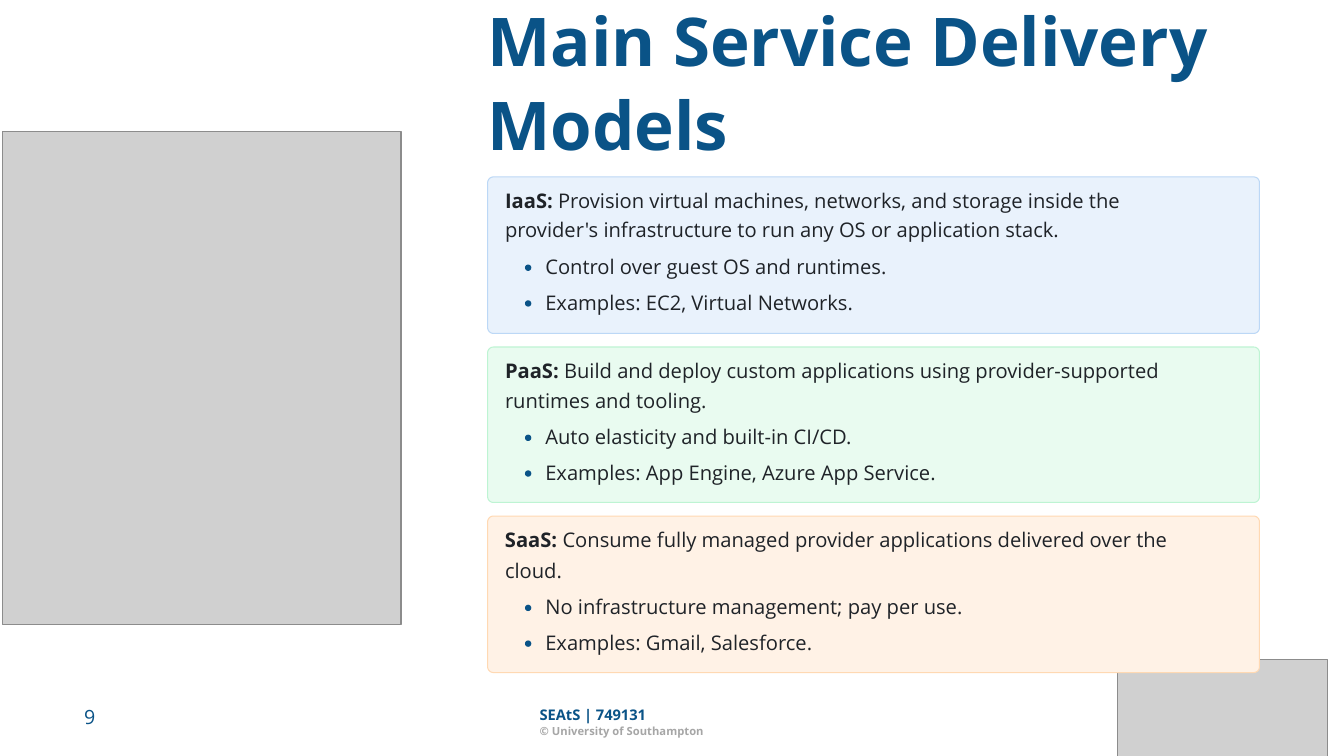
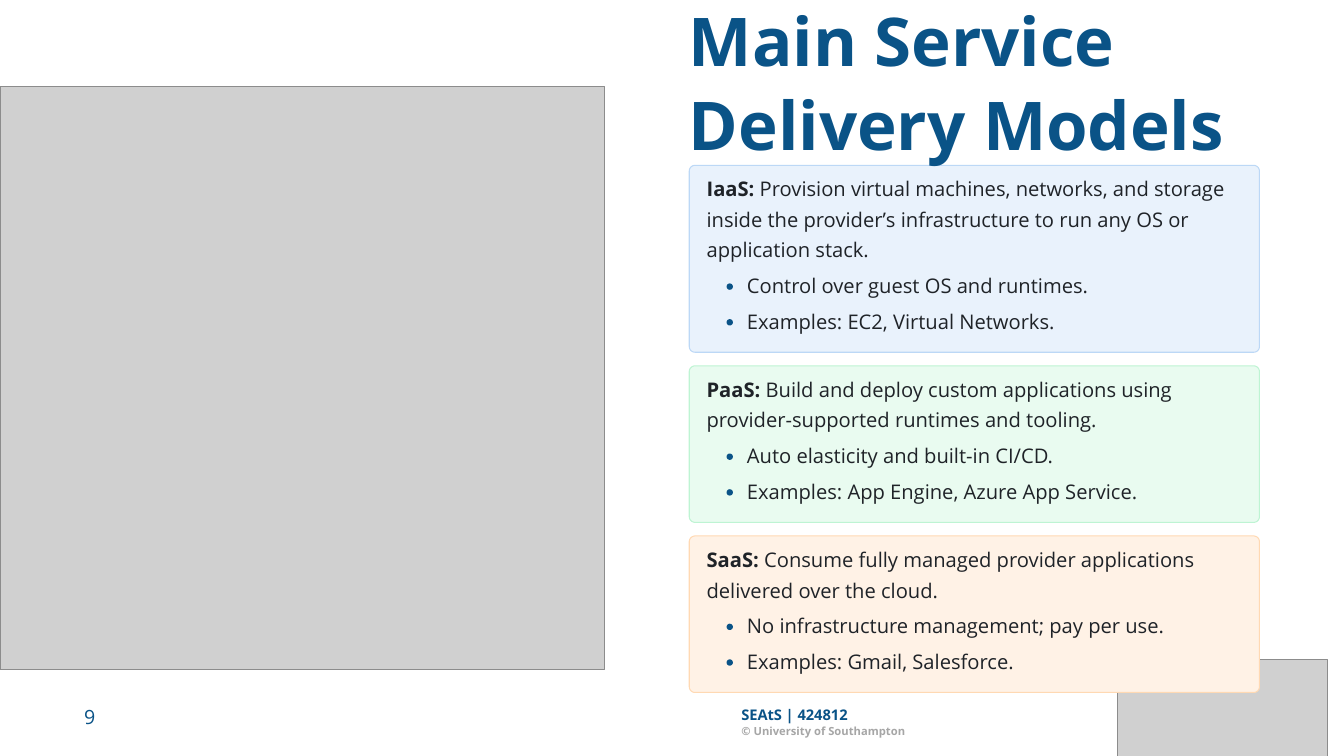
Before and after one commit to Dr-AlHashimy/Module_AICE2005_2627, a slide deck: slide 9 of html/COMP-_L7.2_lecture.pptx. Drawn at 1344x756 pixels with LibreOffice and Linux fonts; fonts in the diff are those of the drawing; grey boxes stand for pictures. Boxes give left, top, right and bottom in pixels: in the first picture for what was removed or moved away, otherwise in the second. Text is boxed around its words. In the diff, an @@ line names an element or a change of style, - is before the commit and + after.

```diff
--- a/html/COMP-_L7.2_lecture.pptx
+++ b/html/COMP-_L7.2_lecture.pptx
@@ text at <box>689,15,1115,67</box>: text changed @@
-Main Service Delivery
+Main Service
@@ picture: place and size @@
-picture at <box>2,131,401,625</box>
+picture at <box>0,86,605,669</box>
@@ text at <box>689,99,1224,166</box>: text changed @@
-Models
+Delivery Models
@@ freeform shape: place and size @@
-freeform shape at <box>488,177,1260,334</box>
+freeform shape at <box>690,165,1260,352</box>
@@ freeform shape: place and size @@
-freeform shape at <box>488,177,1260,334</box>
+freeform shape at <box>690,165,1260,352</box>
@@ text at <box>707,180,1224,201</box>: text changed @@
-IaaS: Provision virtual machines, networks, and storage inside the
+IaaS: Provision virtual machines, networks, and storage
@@ text at <box>707,211,1188,232</box>: text changed @@
-provider's infrastructure to run any OS or application stack.
+inside the providerʼs infrastructure to run any OS or
@@ text added at <box>707,241,868,262</box>, 14.4 pt, text #1F2328 @@
+application stack.
@@ 3 freeform shapes: place and size @@
-3 freeform shapes at <box>525,264,531,611</box>
+3 freeform shapes at <box>727,320,733,665</box>
@@ freeform shape: place and size @@
-freeform shape at <box>488,347,1260,502</box>
+freeform shape at <box>690,366,1260,522</box>
@@ freeform shape: place and size @@
-freeform shape at <box>488,347,1260,502</box>
+freeform shape at <box>690,366,1260,522</box>
@@ text at <box>707,381,1171,402</box>: text changed @@
-PaaS: Build and deploy custom applications using provider-supported
+PaaS: Build and deploy custom applications using
@@ text at <box>707,411,1096,432</box>: text changed @@
-runtimes and tooling.
+provider-supported runtimes and tooling.
@@ 3 freeform shapes: place and size @@
-3 freeform shapes at <box>525,300,531,646</box>
+3 freeform shapes at <box>727,283,733,630</box>
@@ freeform shape: place and size @@
-freeform shape at <box>488,516,1260,673</box>
+freeform shape at <box>690,536,1260,693</box>
@@ freeform shape: place and size @@
-freeform shape at <box>488,516,1260,673</box>
+freeform shape at <box>690,536,1260,693</box>
@@ text removed at <box>505,562,562,579</box> @@
-cloud.
@@ text at <box>707,551,1194,572</box>: text changed @@
-SaaS: Consume fully managed provider applications delivered over the
+SaaS: Consume fully managed provider applications
@@ text added at <box>707,582,938,599</box>, 14.4 pt, text #1F2328 @@
+delivered over the cloud.
@@ 6 texts: place and size @@
-6 texts at <box>545,258,963,655</box>
+6 texts at <box>747,277,1164,674</box>
@@ text at <box>741,709,848,720</box>: text changed @@
-SEAtS | 749131
+SEAtS | 424812
@@ text "© University of Southampton": place and size @@
-text "© University of Southampton" at <box>552,726,704,738</box>
+text "© University of Southampton" at <box>754,726,905,738</box>
```
Also in this commit, not shown: 26 other slides changed, 3 slides added, 16 slides removed, 6 other files.
